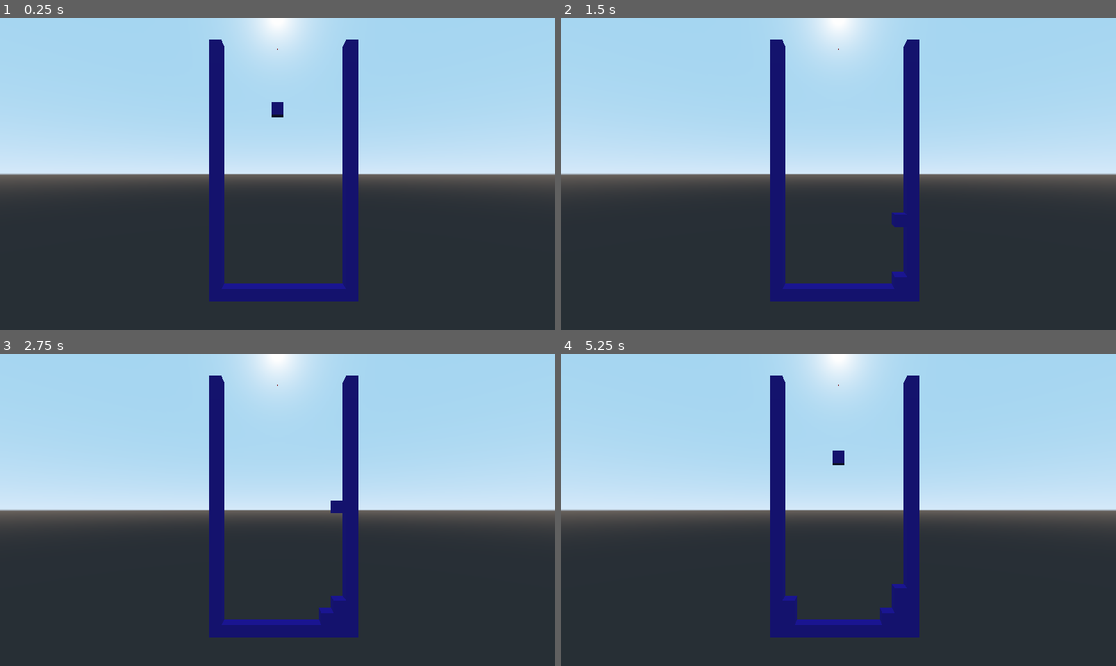
Above: before the commit, frames 1-4 (two rows, left to right).
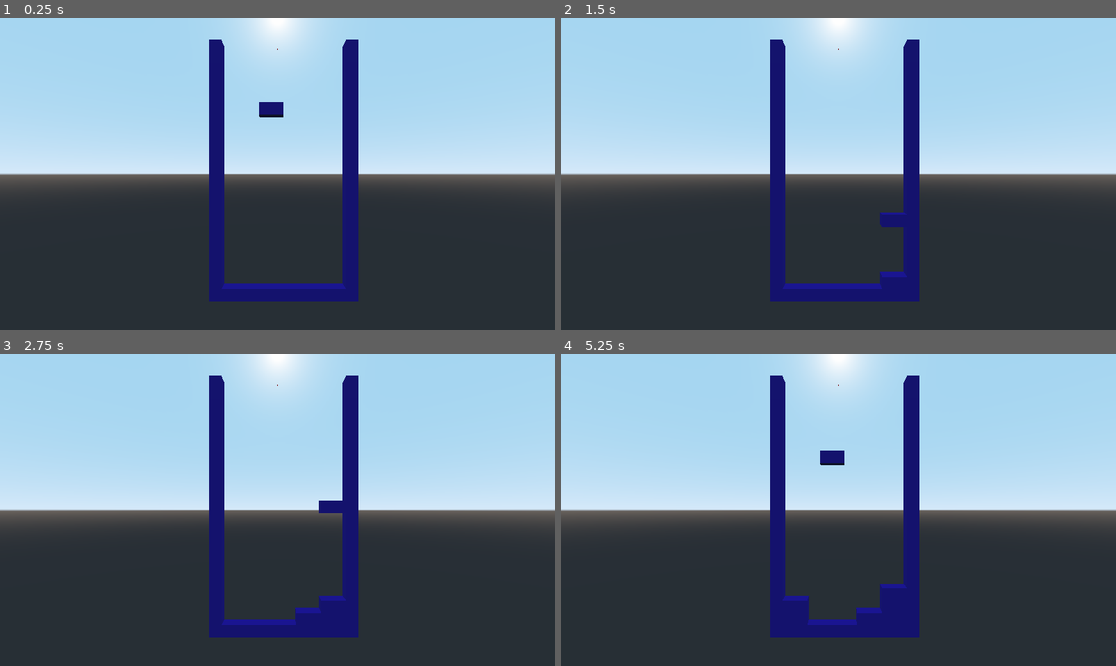
Above: after the commit, the same moments.

Repository: RichTeaMan/godot-tetris
Game: Godot game, scene res://Main.tscn
Same seed, same stepped clock (60 frames per second), same inputs: the game is played once before the commit and once after it.
Inputs:
- Up to frame 1 (0.25 s): no input
- Up to frame 2 (1.5 s): hold D (right) 0.53-1.28 s; hold S (down) from 1.28 s (still down)
- Up to frame 3 (2.75 s): release S (down) at 2.03 s; hold D (right) from 2.03 s (still down)
- Up to frame 4 (5.25 s): release D (right) at 3.53 s; hold A (left) 3.53-5.03 s; hold S (down) from 5.03 s (still down)

The runs differ from the first frame. In frame 1, 0.1% of the frame differs, in the area x 46-49%, y 26-32%; in frame 2, 0.2%; in frame 3, 0.5%; in frame 4, 0.8%, in the area x 42-61%, y 30-87%.

Commit message:
Blocks can now have multiple parts.

Diff:
--- /dev/null
+++ b/BasicBlock.gd
@@ -0,0 +1,7 @@
+extends KinematicBody
+
+func set_guard_mask(value: bool) -> void:
+	$".".set_collision_layer_bit(0, value)
+
+func set_placed_mask(value: bool) -> void:
+	$".".set_collision_layer_bit(1, value)
--- a/BasicBlock.tscn
+++ b/BasicBlock.tscn
@@ -1,4 +1,6 @@
-[gd_scene load_steps=4 format=2]
+[gd_scene load_steps=5 format=2]
+
+[ext_resource path="res://BasicBlock.gd" type="Script" id=1]
 
 [sub_resource type="CubeMesh" id=1]
 size = Vector3( 1, 1, 1 )
@@ -10,6 +12,9 @@
 extents = Vector3( 0.45, 0.45, 0.45 )
 
 [node name="BasicBlock" type="KinematicBody"]
+collision_layer = 0
+collision_mask = 3
+script = ExtResource( 1 )
 
 [node name="Pivot" type="Spatial" parent="."]
 
--- a/Main.gd
+++ b/Main.gd
@@ -1,10 +1,8 @@
 extends Node
 
+export (PackedScene) var player_block_scene
+
 export (PackedScene) var basic_block_scene
-
-# Declare member variables here. Examples:
-# var a = 2
-# var b = "text"
 
 var current_block
 
@@ -18,52 +16,34 @@
 	spawn_block()
 
 func spawn_block():
-	var basic_block = basic_block_scene.instance()
-
-	# get a random location
-	#var mob_spawn_location = get_node("SpawnPath/SpawnLocation")
-	# with a random offset
-	#mob_spawn_location.unit_offset = randf()
-
-	#var player_position = $Player.transform.origin
-	#basic_block.initialize(Vector3.ZERO, player_position)
-
-	basic_block.to_global(Vector3.ZERO)
-
-	#basic_block.connect("squashed", $UserInterface/ScoreLabel, "_on_Mob_squashed")
-
-	add_child(basic_block)
-	current_block = basic_block
+	current_block = player_block_scene.instance()
+	add_child(current_block)
 
 func create_guards():
 	for n in 20:
 		var guard_block_a = basic_block_scene.instance();
 		guard_block_a.translation = Vector3(-5, -n, 0)
+		guard_block_a.set_guard_mask(true)
 		add_child(guard_block_a)
 
 		var guard_block_b = basic_block_scene.instance();
 		guard_block_b.translation = Vector3(6, -n, 0)
+		guard_block_b.set_guard_mask(true)
 		add_child(guard_block_b)
 
 	for n in 12:
 		var guard_block = basic_block_scene.instance();
 		guard_block.translation = Vector3(-5 + n, -20, 0)
+		guard_block.set_guard_mask(true)
 		add_child(guard_block)
-
-
-# Called every frame. 'delta' is the elapsed time since the previous frame.
-#func _process(delta):
-#	pass
-
 
 func _on_Timer_timeout():
 	pressed = false
 	# check down and respawn if bottomed
-	if current_block.move_and_collide(Vector3.DOWN, true, true, true):
+	if !current_block.try_move(Vector3.DOWN):
 		# hit something, do a respawn
+		current_block.place_block()
 		spawn_block()
-	else:
-		current_block.move_and_collide(Vector3.DOWN)
 
 func _physics_process(delta):
 	var direction = Vector3.ZERO
@@ -75,6 +55,5 @@
 	if Input.is_action_pressed("down"):
 		direction.y -= 1
 
-	if !pressed && direction != Vector3.ZERO && !current_block.move_and_collide(direction, true, true, true):
-		current_block.move_and_collide(direction)
+	if !pressed && direction != Vector3.ZERO && current_block.try_move(direction):
 		pressed = true
--- a/Main.tscn
+++ b/Main.tscn
@@ -1,7 +1,8 @@
-[gd_scene load_steps=5 format=2]
+[gd_scene load_steps=6 format=2]
 
 [ext_resource path="res://Main.gd" type="Script" id=1]
 [ext_resource path="res://BasicBlock.tscn" type="PackedScene" id=2]
+[ext_resource path="res://PlayerBlock.tscn" type="PackedScene" id=3]
 
 [sub_resource type="CubeMesh" id=1]
 size = Vector3( 0.1, 0.1, 0.1 )
@@ -11,6 +12,7 @@
 
 [node name="Main" type="Node"]
 script = ExtResource( 1 )
+player_block_scene = ExtResource( 3 )
 basic_block_scene = ExtResource( 2 )
 
 [node name="Timer" type="Timer" parent="."]
--- /dev/null
+++ b/PlayerBlock.gd
@@ -0,0 +1,26 @@
+extends Node
+
+func try_move(direction: Vector3) -> bool:
+
+	var blocks = fetch_blocks()
+
+	for block in blocks:
+		if block.move_and_collide(direction, true, true, true):
+			return false
+
+	for block in blocks:
+		block.move_and_collide(direction)
+
+	return true
+
+func place_block():
+	var blocks = fetch_blocks()
+
+	for block in blocks:
+		block.set_placed_mask(true)
+
+func fetch_blocks() -> Array:
+	var arr = Array()
+	arr.append($PivotA/BasicBlock)
+	arr.append($PivotB/BasicBlock)
+	return arr
--- /dev/null
+++ b/PlayerBlock.tscn
@@ -0,0 +1,16 @@
+[gd_scene load_steps=3 format=2]
+
+[ext_resource path="res://BasicBlock.tscn" type="PackedScene" id=1]
+[ext_resource path="res://PlayerBlock.gd" type="Script" id=2]
+
+[node name="PlayerBlock" type="Node"]
+script = ExtResource( 2 )
+
+[node name="PivotA" type="Spatial" parent="."]
+
+[node name="BasicBlock" parent="PivotA" groups=["active"] instance=ExtResource( 1 )]
+
+[node name="PivotB" type="Spatial" parent="."]
+transform = Transform( 1, 0, 0, 0, 1, 0, 0, 0, 1, -1, 0, 0 )
+
+[node name="BasicBlock" parent="PivotB" groups=["active"] instance=ExtResource( 1 )]
--- a/project.godot
+++ b/project.godot
@@ -54,6 +54,11 @@
  ]
 }
 
+[layer_names]
+
+3d_physics/layer_1="guard_blocks"
+3d_physics/layer_2="placed_blocks"
+
 [physics]
 
 common/enable_pause_aware_picking=true
